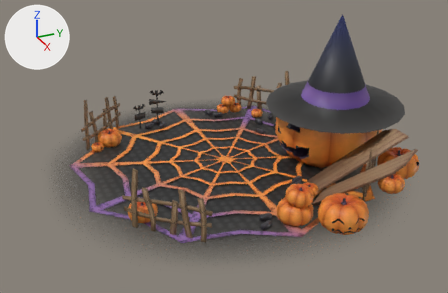
An edit to the FBX model data/PoyPoy/Model/Stage/Stage.fbx, drawn before and after from the same camera.
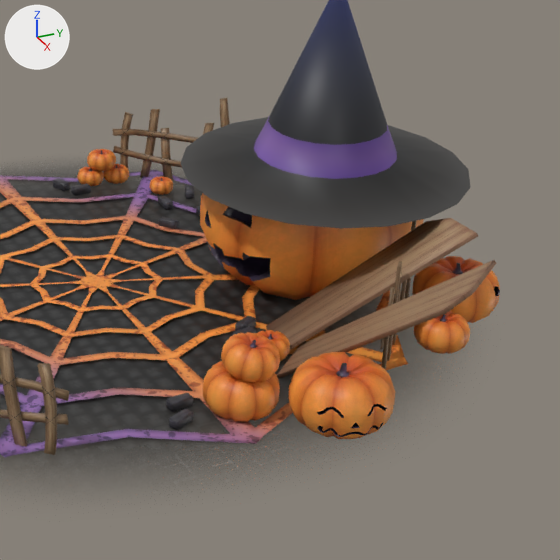
There are two pictures of each version: one whole from a 50 mm camera at (20.84, -9.44, 11.06) aimed at (0.77, -0.41, 1.02), one close up on the part from 40% to 100% of the width and 8% to 100% of the height. Arrows for +X, +Y and +Z are at upper left; the lights stay in place. The first two pictures are the older version. Vertices at exactly the same position are counted once.

Objects in the first close-up: 'Stage_mesh'.
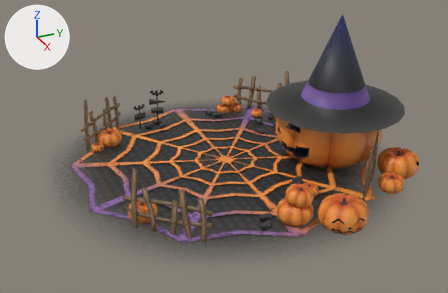
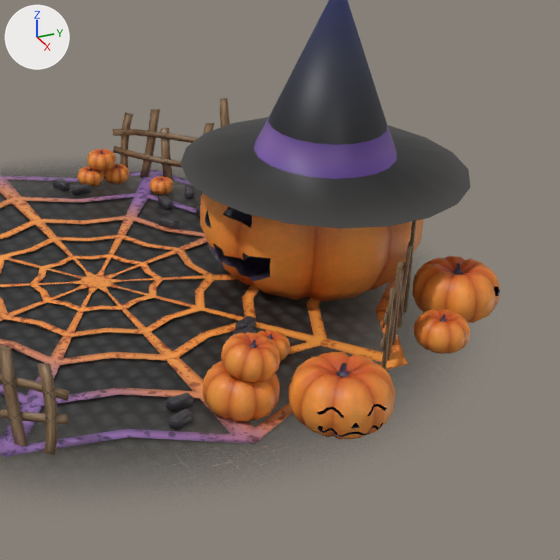
Edits to the bpy script that builds the scene:
```text
Change me_stage:
    used by ob_stage_mesh; location = (0.0, 0.0, 0.0)
    remove me_stage.from_pydata(...)  # 13849 vertices, 26078 faces; spans x -8.2..8.2, y -8.1..8.1, z 0.0..5.9
    add me_stage.from_pydata(...)  # 13825 vertices, 26038 faces; spans x -8.2..8.2, y -8.1..8.1, z 0.0..5.9
    me_stage part 1: the loose piece of 12 vertices spanning x 2.9..5.0, y 1.7..5.1, z 0.0..2.2 is deleted
    me_stage part 2: the loose piece of 12 vertices spanning x 3.9..7.1, y 1.3..3.9, z 0.0..2.5 is deleted
    remove me_stage.materials.append(mat_蜘蛛の巣)  # picture img_stg005_01_png
```

Pixel boxes (x1, y1, x2, y2) of what changed, in the close-ups (560 x 560 px):
part 1 of me_stage, deleted (brown)
    before: (266, 218, 478, 350)
part 2 of me_stage, deleted (brown)
    before: (277, 260, 496, 378)
